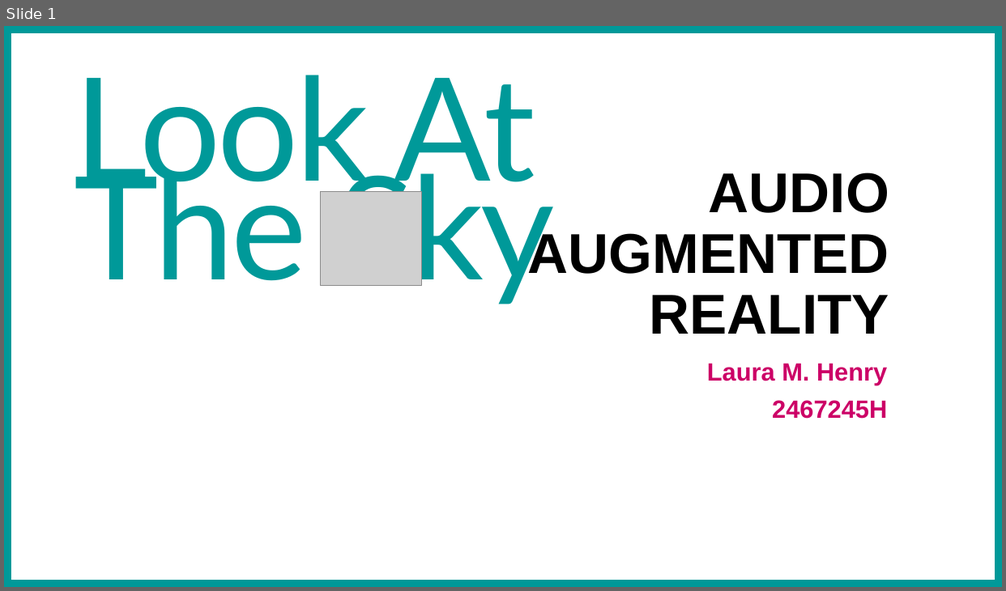
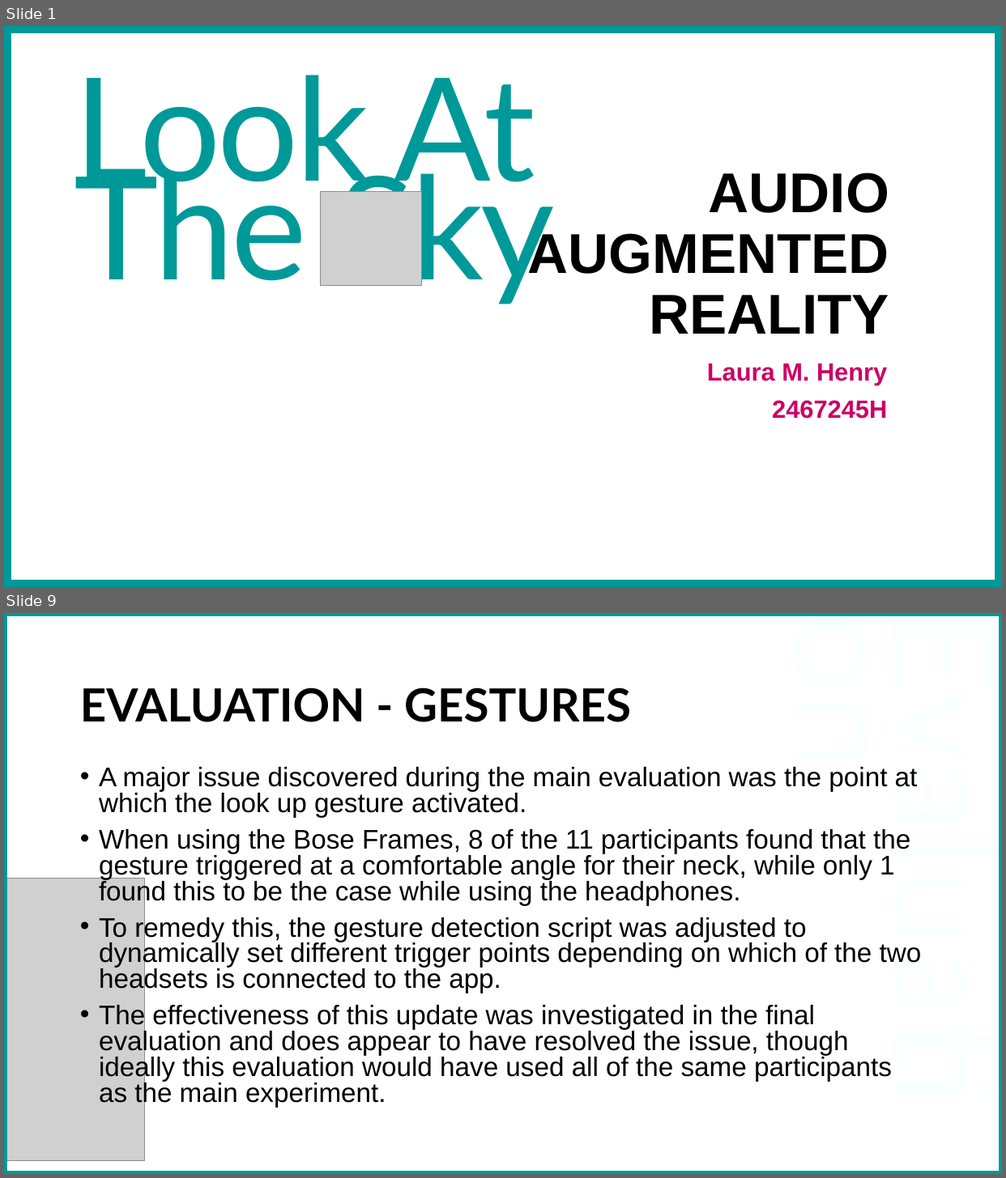
Before and after one commit to mulderandbuffy/Audio-Augmented-Reality, a slide deck: presentation/Project Presentation Slides.pptx. Shown one above the other, each under a label of ours: slide 1 before the commit, slides 1 and 9 after it; the slides between them are not shown. The pictures are 1006x591 and 1006x1178 pixels, drawn with LibreOffice and Linux fonts; fonts in the diff are those of the drawing; grey boxes stand for pictures. Boxes give left, top, right and bottom in pixels: in the first picture for what was removed or moved away, otherwise in the second. Text is boxed around its words. In the diff, an @@ line names an element or a change of style, - is before the commit and + after.

```diff
--- a/presentation/Project Presentation Slides.pptx
+++ b/presentation/Project Presentation Slides.pptx
@@ slide 9 added at box(4, 613, 1002, 1174), background #FFFFFF @@
@@ rectangle added at box(4, 613, 1002, 1174), outline #009999 6 pt @@
@@ title added at box(80, 688, 631, 722), 44 pt, text #000000, bold @@
+EVALUATION - GESTURES
@@ text added at box(99, 767, 922, 1107), 25.9 pt, text #000000 @@
+• A major issue discovered during the main evaluation was the point at which the look up gesture activated.
+• When using the Bose Frames, 8 of the 11 participants found that the gesture triggered at a comfortable angle for their neck, while only 1 found this to be the case while using the headphones.
+• To remedy this, the gesture detection script was adjusted to dynamically set different trigger points depending on which of the two headsets is connected to the app.
+• The effectiveness of this update was investigated in the final evaluation and does appear to have resolved the issue, though ideally this evaluation would have used all of the same participants as the main experiment.
@@ text added at box(599, 767, 722, 787), 138 pt, text #EBFFFF at 24% opacity @@
+Evaluation
@@ picture added at box(4, 879, 145, 1161) @@
```
Also in this commit, not shown: 2 slides changed, 6 other slides added, 2 slides removed, 38 other files.
